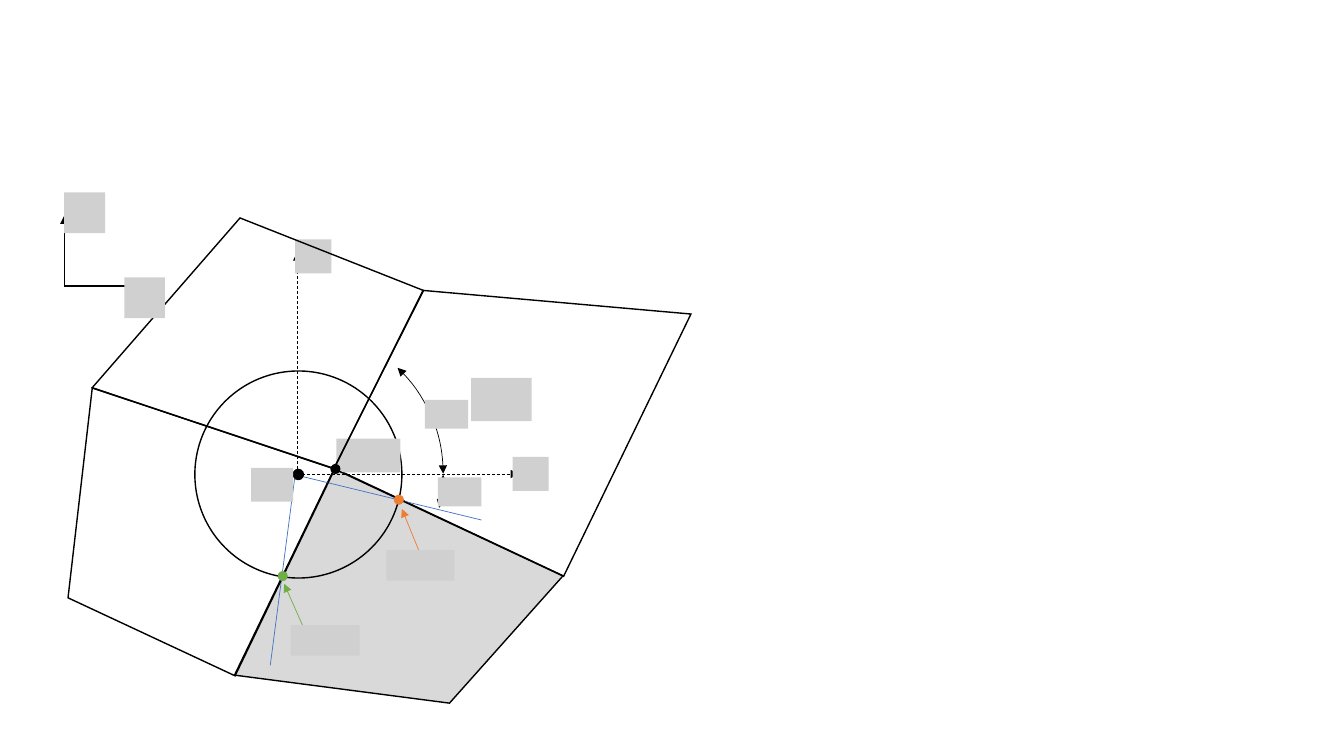
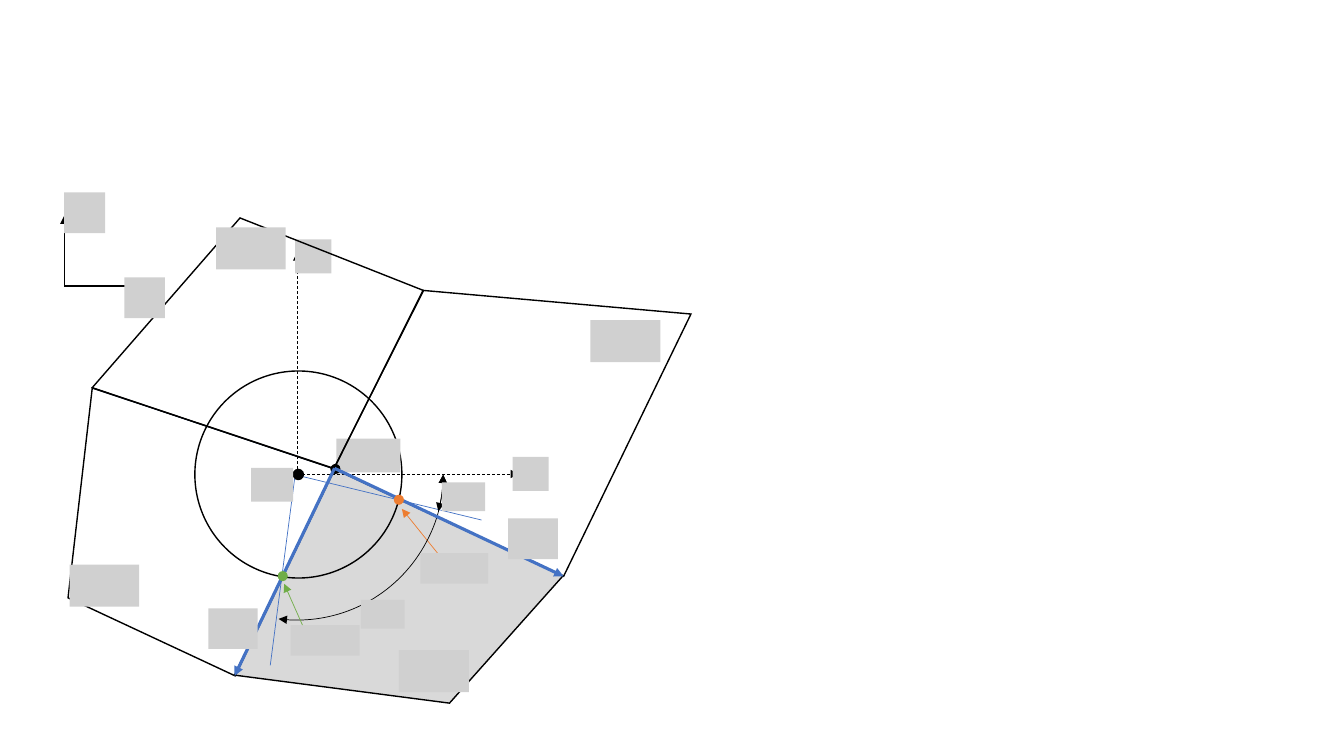
Before and after one commit to smillerc/cato, a slide deck: slide 5 of papers/method_explanation.pptx. Drawn at 1344x756 pixels with LibreOffice and Linux fonts; fonts in the diff are those of the drawing; grey boxes stand for pictures. Boxes give left, top, right and bottom in pixels: in the first picture for what was removed or moved away, otherwise in the second. Text is boxed around its words. In the diff, an @@ line names an element or a change of style, - is before the commit and + after.

```diff
--- a/papers/method_explanation.pptx
+++ b/papers/method_explanation.pptx
@@ picture added at (x1=216, y1=228, x2=285, y2=270) @@
@@ arc (boxed as its full ellipse) at (x1=151, y1=328, x2=444, y2=620): proportions changed @@
@@ arc (boxed as its full ellipse) at (x1=151, y1=328, x2=444, y2=620): proportions changed @@
@@ picture added at (x1=591, y1=321, x2=660, y2=363) @@
@@ picture removed at (x1=471, y1=378, x2=531, y2=421) @@
@@ picture removed at (x1=425, y1=400, x2=469, y2=430) @@
@@ arrow added from (335, 469) to (235, 677), #4472C4 2.25 pt @@
@@ arrow added from (335, 469) to (564, 577), #4472C4 2.25 pt @@
@@ arrow moved from (418, 549) - (402, 509) to (439, 555) - (402, 509) @@
@@ picture moved from (x1=438, y1=478, x2=481, y2=507) to (x1=442, y1=482, x2=485, y2=511) @@
@@ picture added at (x1=508, y1=518, x2=558, y2=559) @@
@@ picture added at (x1=70, y1=565, x2=139, y2=607) @@
@@ picture moved from (x1=386, y1=551, x2=454, y2=581) to (x1=420, y1=554, x2=488, y2=584) @@
@@ picture added at (x1=209, y1=608, x2=258, y2=648) @@
@@ picture added at (x1=361, y1=600, x2=404, y2=629) @@
@@ picture added at (x1=399, y1=650, x2=469, y2=693) @@
```
Also in this commit, not shown: 3 other slides changed.
